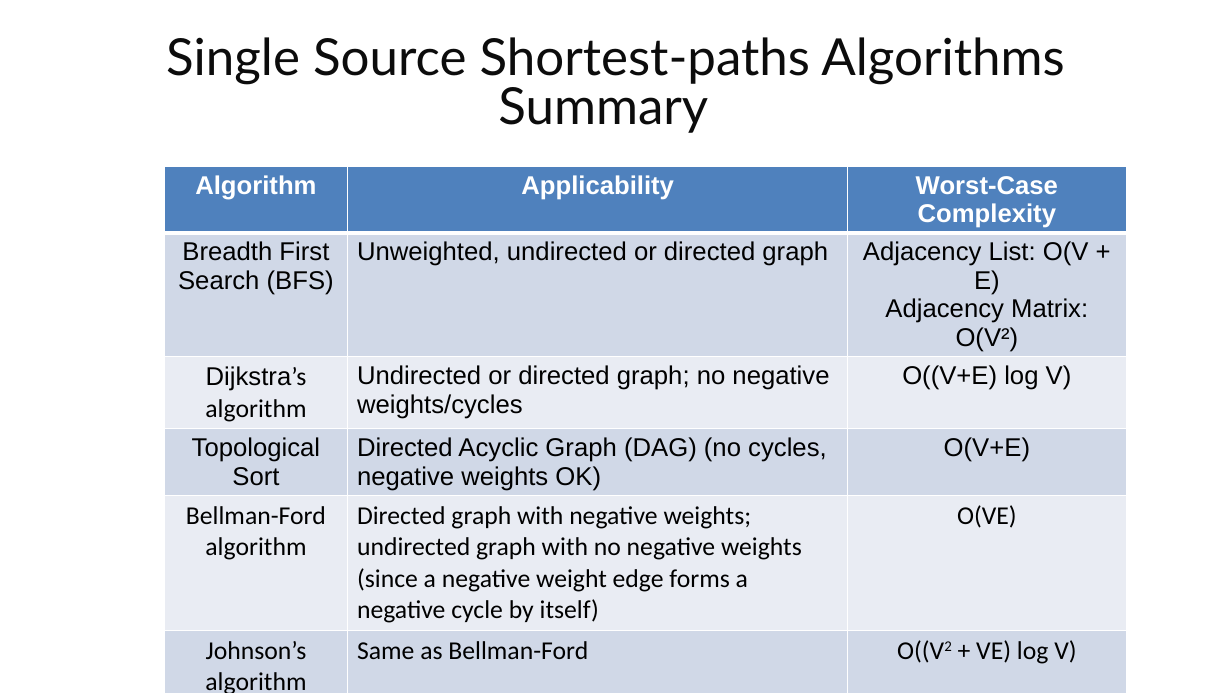
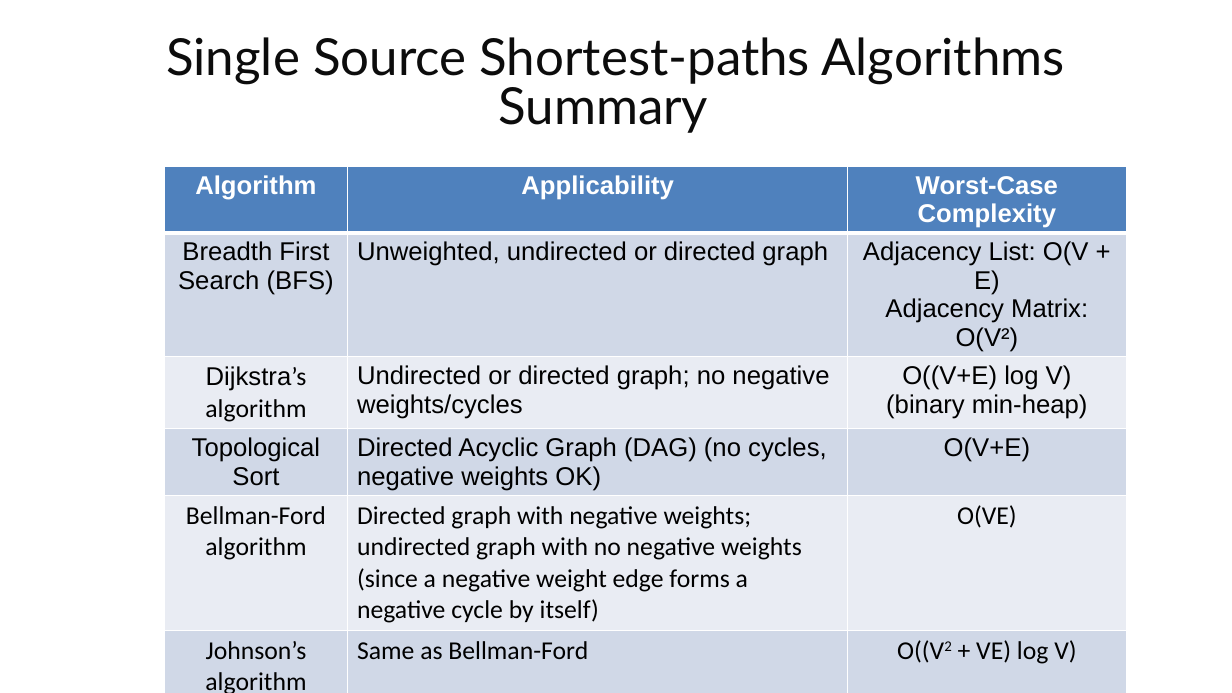
Before and after one commit to guhofstra/CSC111Fa25, a slide deck: slide 76 of PPTs/Lecture 13-shortest paths.pptx. Drawn at 1232x693 pixels with LibreOffice and Linux fonts; fonts in the diff are those of the drawing. Boxes give left, top, right and bottom in pixels: in the first picture for what was removed or moved away, otherwise in the second. Text is boxed around its words. In the diff, an @@ line names an element or a change of style, - is before the commit and + after.

```diff
--- a/PPTs/Lecture 13-shortest paths.pptx
+++ b/PPTs/Lecture 13-shortest paths.pptx
@@ table at (x1=165, y1=166, x2=1127, y2=693) @@
-row 3, column 3: O((V+E) log V)
+row 3, column 3: O((V+E) log V) / (binary min-heap)
```
Also in this commit, not shown: 1 slide added, 14 other files.
